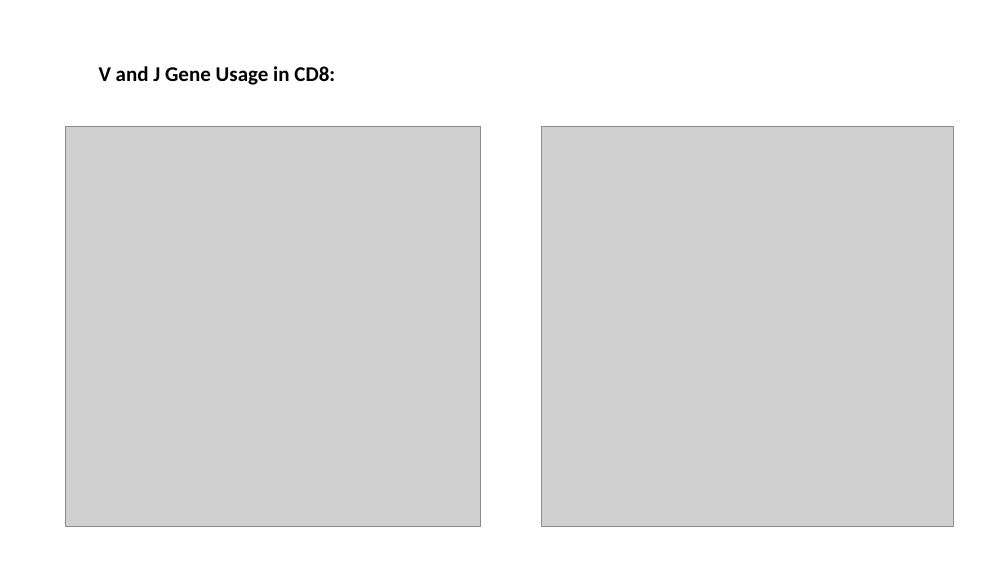
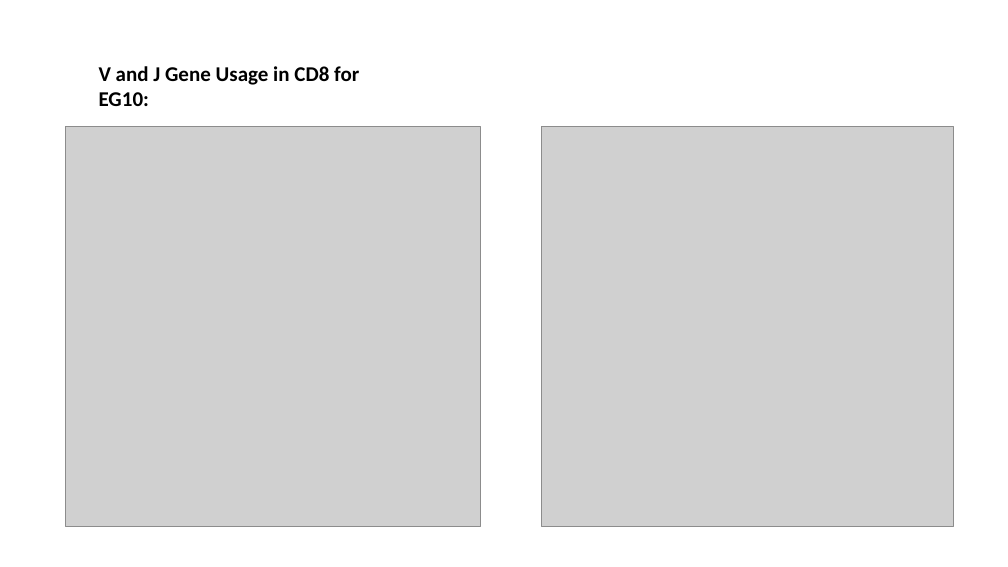
Before and after one commit to innate2adaptive/tcRIP, a slide deck: slide 9 of presentations/algorithm_overview.pptx. Drawn at 1008x567 pixels with LibreOffice and Linux fonts; fonts in the diff are those of the drawing; grey boxes stand for pictures. Boxes give left, top, right and bottom in pixels: in the first picture for what was removed or moved away, otherwise in the second. Text is boxed around its words. In the diff, an @@ line names an element or a change of style, - is before the commit and + after.

```diff
--- a/presentations/algorithm_overview.pptx
+++ b/presentations/algorithm_overview.pptx
@@ text at [99, 66, 359, 106]: text changed @@
-V and J Gene Usage in CD8:
+V and J Gene Usage in CD8 for EG10:
```
Also in this commit, not shown: 2 other slides changed, 6 slides added, 11 other files.
